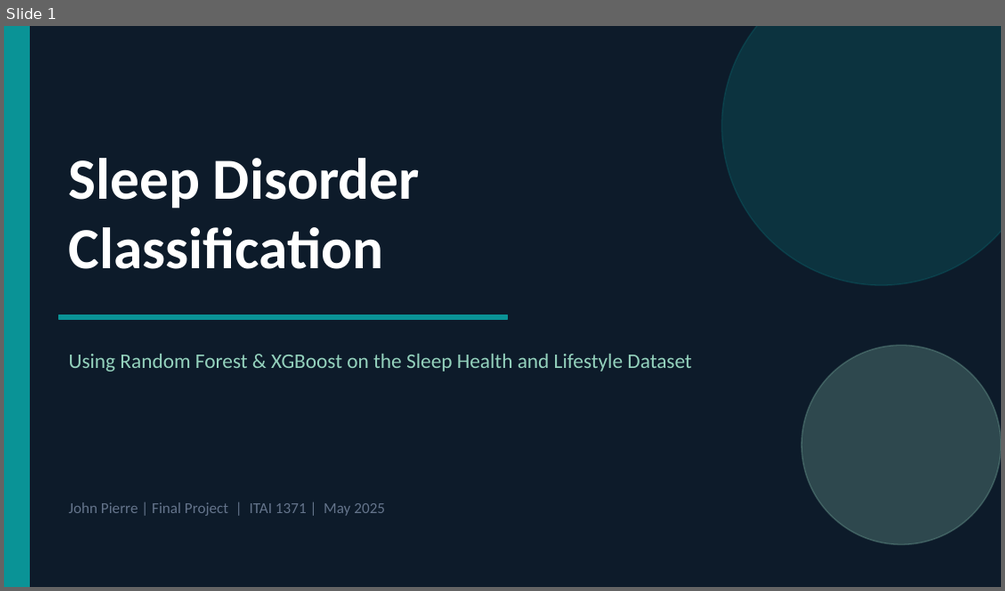
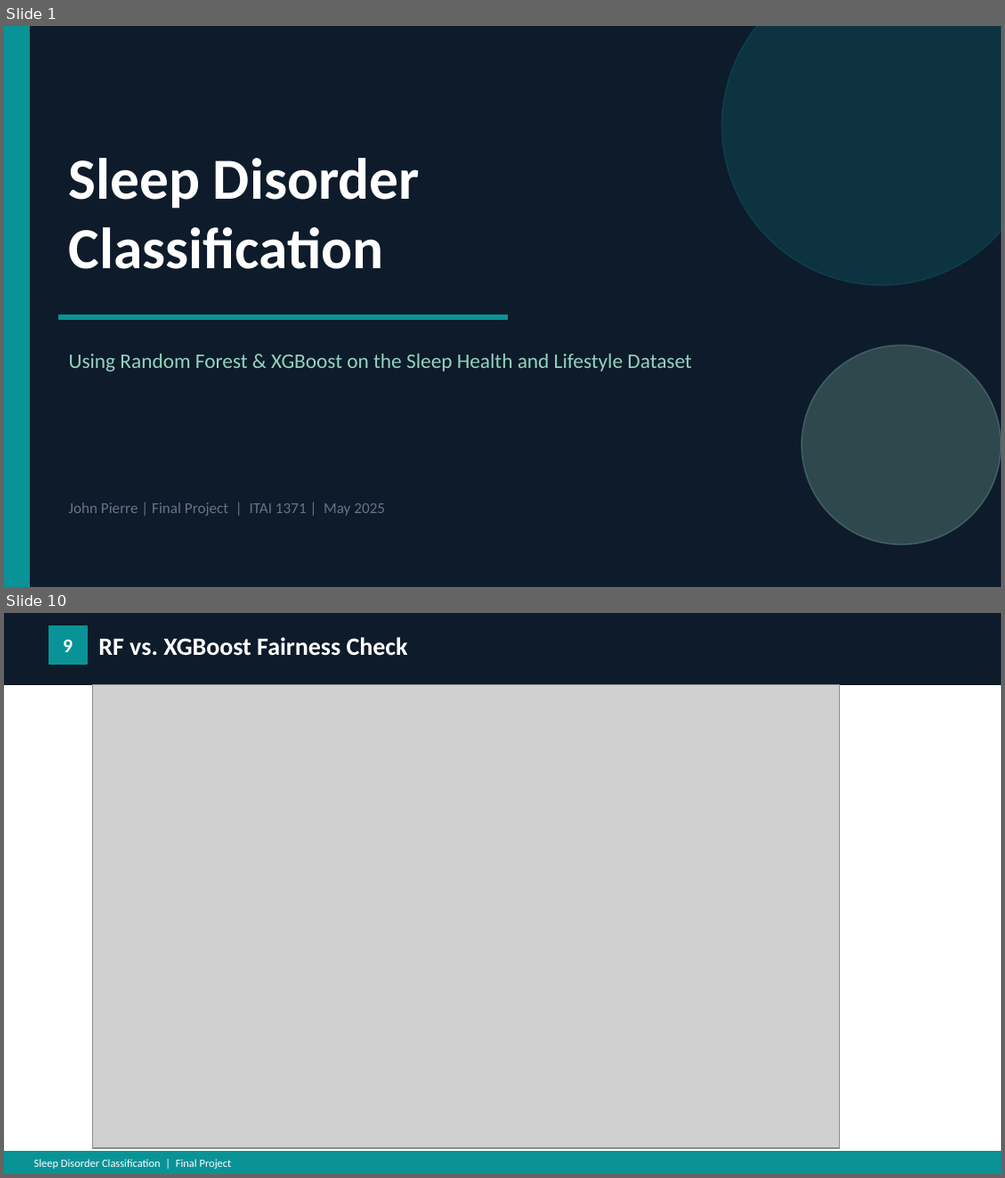
Before and after one commit to jpierre-7/ITAI_1371_ML_Course, a slide deck: final_project/sleep_disorder_presentation.pptx. Shown one above the other, each under a label of ours: slide 1 before the commit, slides 1 and 10 after it; the slides between them are not shown. The pictures are 1005x591 and 1005x1178 pixels, drawn with LibreOffice and Linux fonts; fonts in the diff are those of the drawing; grey boxes stand for pictures. Boxes give left, top, right and bottom in pixels: in the first picture for what was removed or moved away, otherwise in the second. Text is boxed around its words. In the diff, an @@ line names an element or a change of style, - is before the commit and + after.

Commit message:
Finalized presentation!

```diff
--- a/final_project/sleep_disorder_presentation.pptx
+++ b/final_project/sleep_disorder_presentation.pptx
@@ slide 10 added at (4, 613, 1001, 1174), background #FFFFFF @@
@@ rectangle added at (4, 613, 1001, 685), fill #0D1B2A, outline #0D1B2A 1 pt @@
@@ rectangle added at (48, 626, 87, 664), fill #0A9396, outline #0A9396 1 pt @@
@@ text added at (63, 639, 73, 652), 14 pt, text #FFFFFF, bold @@
+9
@@ text added at (98, 637, 408, 656), 18 pt, text #FFFFFF, bold @@
+RF vs. XGBoost Fairness Check
@@ picture added at (93, 685, 840, 1148) @@
@@ rectangle added at (4, 1151, 1001, 1173), fill #0A9396, outline #0A9396 1 pt @@
@@ text added at (34, 1159, 232, 1168), 8 pt, text #FFFFFF @@
+Sleep Disorder Classification | Final Project
```
Also in this commit, not shown: 8 slides changed, 3 other slides added.
